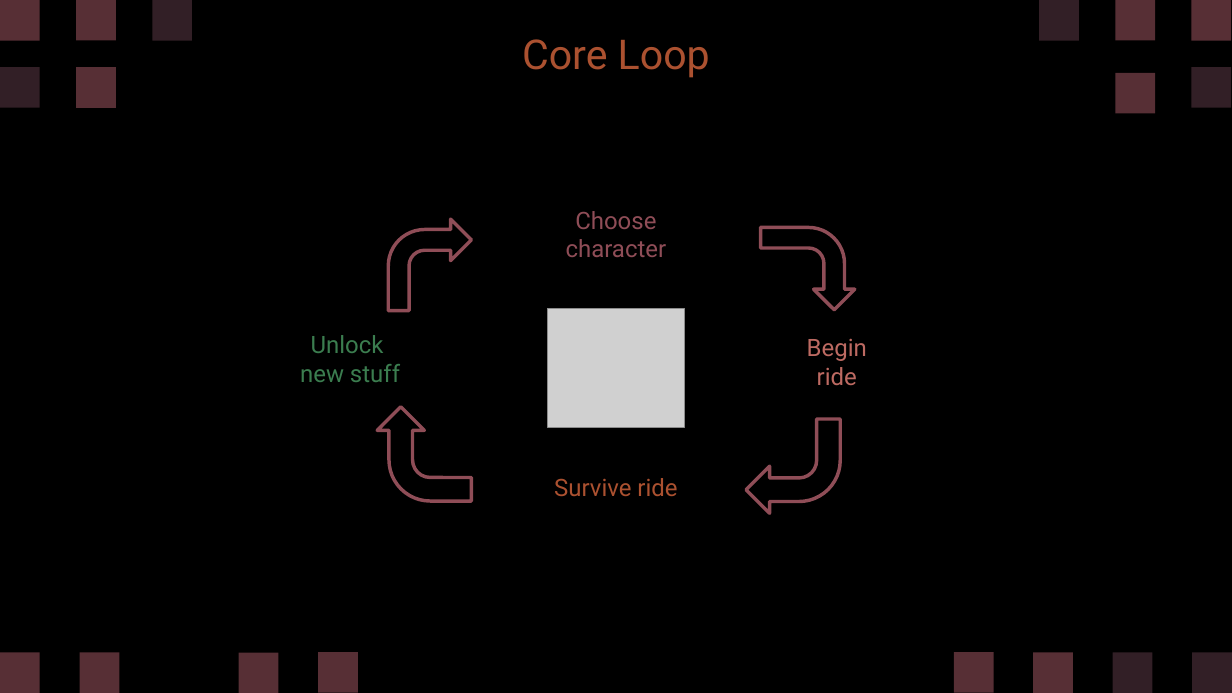
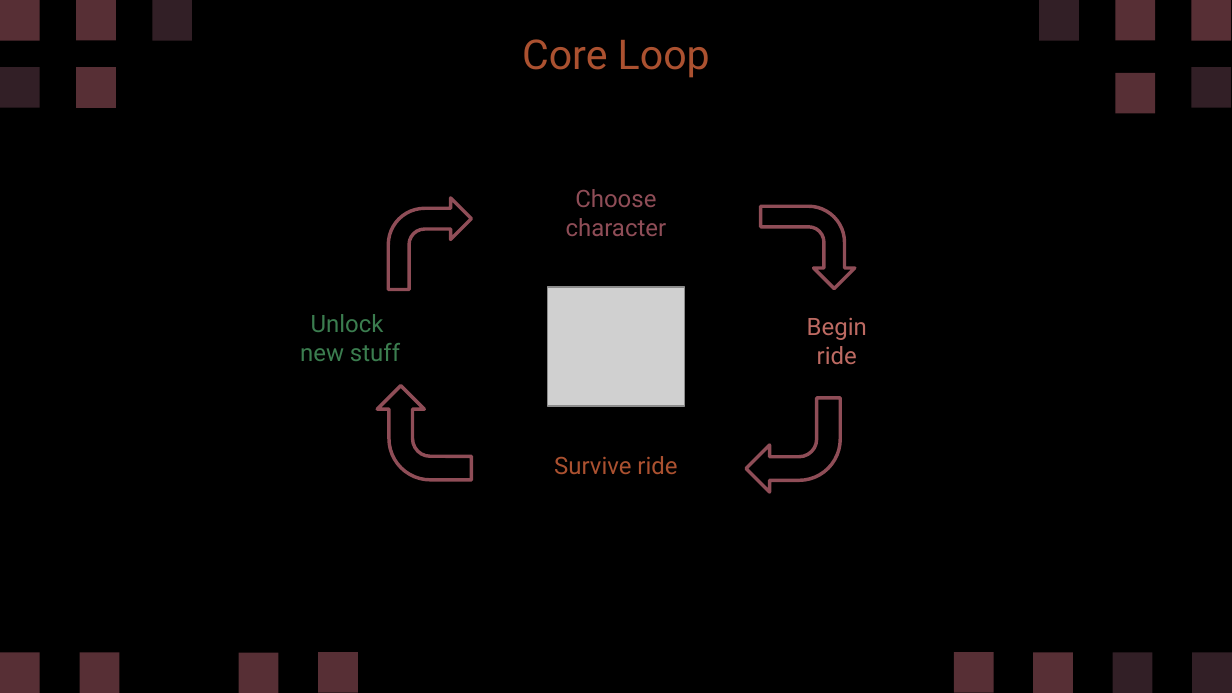
Before and after one commit to diegohcanepa/Remizione, a slide deck: slide 5 of Pitch Deck.pptx (slide 11 before the commit). Drawn at 1232x693 pixels with LibreOffice and Linux fonts; fonts in the diff are those of the drawing; grey boxes stand for pictures. Boxes give left, top, right and bottom in pixels: in the first picture for what was removed or moved away, otherwise in the second. Text is boxed around its words. In the diff, an @@ line names an element or a change of style, - is before the commit and + after.

```diff
--- a/Pitch Deck.pptx
+++ b/Pitch Deck.pptx
@@ text "Choose" moved from (x1=566, y1=211, x2=667, y2=257) to (x1=566, y1=189, x2=667, y2=236) @@
@@ 4 bent arrows, 3 texts, 1 picture moved together from (x1=300, y1=219, x2=867, y2=514) to (x1=300, y1=198, x2=867, y2=493) @@
```
Also in this commit, not shown: 7 other slides changed, 3 slides added, 15 slides removed, 1 other file.
